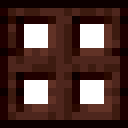
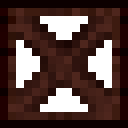
Layer changes from the first 128x128 image to the second:
painted on "oak_trapdoor.png" over [8, 8, 120, 120]
